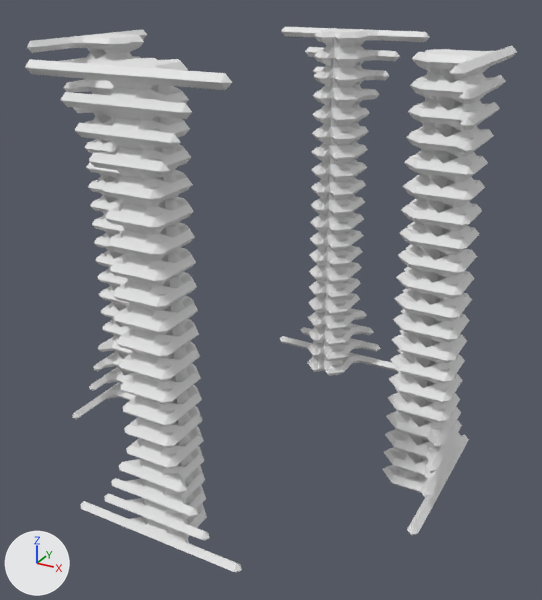
An edit to the FBX model Scavenger/Assets/Resources/Models/obj_auron_bophose_monolith.fbx, drawn before and after from the same camera.
Before and after are seen from a 50 mm camera at (33.0, -58.8, 25.2) aimed at (1.3, -1.1, -3.7). Every picture has the same lights, and +X, +Y and +Z are marked at lower left. Vertices at the same position are counted once.

The first picture shows 'obj_auron_bophose_monolith'.
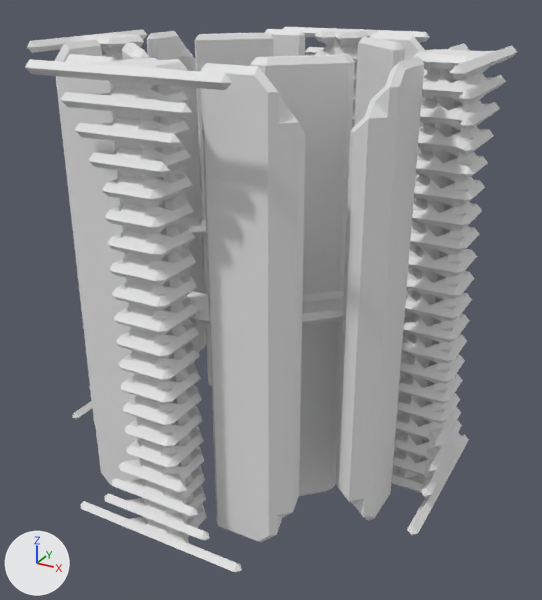
The newer file is also turned or shifted as a whole; pictures and numbers use the older file's frame.

The change, as JSON lines over the scene's bpy script:
```json
{"block": "me_obj_auron_bophose_monolith", "where": "# used by ob_obj_auron_bophose_monolith; location = (0.0, 0.0, 0.0)"}
{"op": "remove", "block": "me_obj_auron_bophose_monolith", "code": "me_obj_auron_bophose_monolith.from_pydata(...)  # 13544 vertices, 27648 faces; spans x -19.5..19.5, y -19.5..19.5, z -19.5..19.5"}
{"op": "add", "block": "me_obj_auron_bophose_monolith", "code": "me_obj_auron_bophose_monolith.from_pydata(...)  # 24648 vertices, 49840 faces; spans x -19.5..19.5, y -19.5..19.5, z -19.5..19.5"}
{"block": "me_obj_auron_bophose_monolith", "change": "me_obj_auron_bophose_monolith part 1: a new loose piece of 758 vertices spanning x -10.5..-3.5, y 12.5..15.5, z -19.5..19.5, in mat_material_005 (white #e7e7e7)"}
{"block": "me_obj_auron_bophose_monolith", "change": "me_obj_auron_bophose_monolith part 2: a new loose piece of 758 vertices spanning x 3.5..10.5, y 12.5..15.5, z -19.5..19.5, in mat_material_005 (white #e7e7e7)"}
{"block": "me_obj_auron_bophose_monolith", "change": "me_obj_auron_bophose_monolith part 3: a new loose piece of 758 vertices spanning x -15.5..-12.5, y 3.5..10.5, z -19.5..19.5, in mat_material_005 (white #e7e7e7)"}
{"block": "me_obj_auron_bophose_monolith", "change": "me_obj_auron_bophose_monolith part 4: a new loose piece of 758 vertices spanning x 12.5..15.5, y 3.5..10.5, z -19.5..19.5, in mat_material_005 (white #e7e7e7)"}
{"block": "me_obj_auron_bophose_monolith", "change": "me_obj_auron_bophose_monolith part 5: a new loose piece of 758 vertices spanning x -15.5..-12.5, y -10.5..-3.5, z -19.5..19.5, in mat_material_005 (white #e7e7e7)"}
{"block": "me_obj_auron_bophose_monolith", "change": "me_obj_auron_bophose_monolith part 6: a new loose piece of 758 vertices spanning x 12.5..15.5, y -10.5..-3.5, z -19.5..19.5, in mat_material_005 (white #e7e7e7)"}
{"block": "me_obj_auron_bophose_monolith", "change": "me_obj_auron_bophose_monolith part 7: a new loose piece of 758 vertices spanning x -10.5..-3.5, y -15.5..-12.5, z -19.5..19.5, in mat_material_005 (white #e7e7e7)"}
{"block": "me_obj_auron_bophose_monolith", "change": "me_obj_auron_bophose_monolith part 8: a new loose piece of 758 vertices spanning x 3.5..10.5, y -15.5..-12.5, z -19.5..19.5, in mat_material_005 (white #e7e7e7)"}
{"block": "me_obj_auron_bophose_monolith", "change": "me_obj_auron_bophose_monolith part 9: 2251 vertices removed from x -18.8..18.7, y -18.8..18.8, z -19.0..19.0; 7291 vertices added at x -18.8..18.7, y -18.7..18.8, z -19.5..19.5"}
```

Changed parts and their boxes [x1, y1, x2, y2] in the pictures (542 x 600 px):
```json
{"part": 1, "of": "me_obj_auron_bophose_monolith", "change": "added", "after": [264, 29, 305, 56]}
{"part": 2, "of": "me_obj_auron_bophose_monolith", "change": "added", "after": [370, 33, 427, 222]}
{"part": 3, "of": "me_obj_auron_bophose_monolith", "change": "added", "after": [147, 31, 206, 364]}
{"part": 4, "of": "me_obj_auron_bophose_monolith", "change": "added", "after": [449, 43, 469, 50]}
{"part": 5, "of": "me_obj_auron_bophose_monolith", "change": "added", "after": [55, 39, 102, 425]}
{"part": 6, "of": "me_obj_auron_bophose_monolith", "change": "added", "after": [336, 56, 424, 521]}
{"part": 7, "of": "me_obj_auron_bophose_monolith", "change": "added", "after": [57, 54, 141, 485]}
{"part": 8, "of": "me_obj_auron_bophose_monolith", "change": "added", "after": [200, 63, 305, 542]}
{"part": 9, "of": "me_obj_auron_bophose_monolith", "change": "built on", "before": [81, 32, 489, 534], "after": [101, 32, 489, 534]}
```
